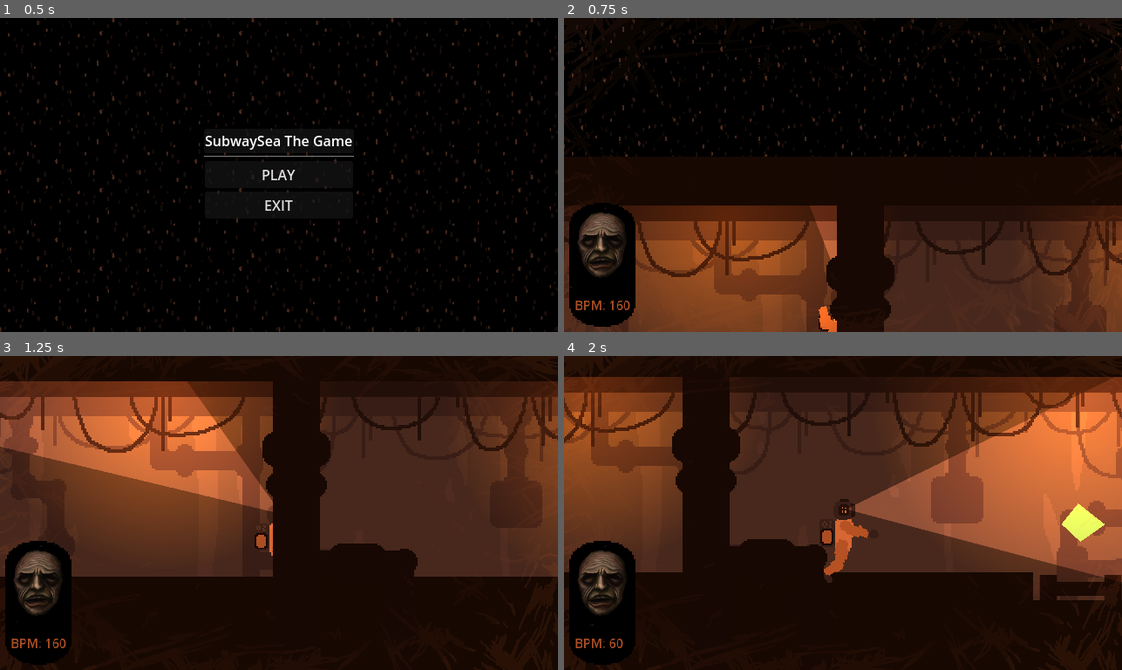
Above: before the commit, frames 1-4 (two rows, left to right).
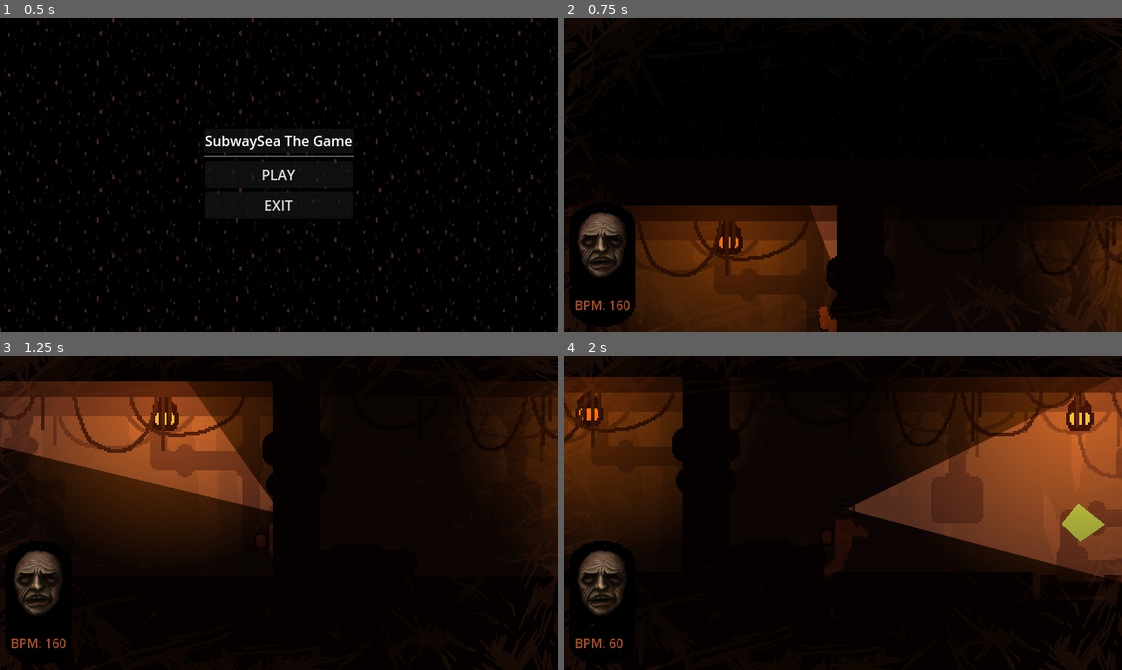
Above: after the commit, the same moments.

Repository: Parker-Vetter/SubwayUnderSea
Game: Godot game, scene res://Scenes/main_menu.tscn
The game is run twice, just before and just after one commit, with the same random seed, the same clock (stepped at 60 frames per second) and the same inputs.
Inputs (mouse positions are in pixels of both pictures, inside the frame that each line leads up to):
- Up to frame 1 (0.5 s): no input
- Up to frame 2 (0.75 s): click "PLAY" at 0.5 s
- Up to frame 3 (1.25 s): no input
- Up to frame 4 (2 s): move the mouse to (965, 497) at 1.27 s; press the mouse at (965, 497) at 1.28 s; hold D (right) from 1.28 s (still down); tap Space (interact) at 1.35 s

Frame 1 is identical in both runs. In frame 2, 34% of the frame differs, in the area x 0-100%, y 0-100%; in frame 3, 54%; in frame 4, 54%, in the area x 0-100%, y 6-78%.

Commit message:
Added depth gauge and fixed a whole bunch of things

Diff:
--- a/subwaysea/Scenes/MainScene.tscn
+++ b/subwaysea/Scenes/MainScene.tscn
@@ -1,9 +1,10 @@
-[gd_scene load_steps=31 format=3 uid="uid://dn0mkea57a3cw"]
+[gd_scene load_steps=33 format=3 uid="uid://dn0mkea57a3cw"]
 
 [ext_resource type="Script" path="res://Scripts/attackHandler.gd" id="1_1xxoe"]
 [ext_resource type="PackedScene" uid="uid://cc0kb5tbuiykm" path="res://Scenes/player.tscn" id="1_eeyxp"]
 [ext_resource type="Script" path="res://Scripts/lights.gd" id="2_f5qwo"]
 [ext_resource type="Texture2D" uid="uid://dcgdftmbhk2d3" path="res://Icons/2d_lights_and_shadows_neutral_point_light.webp" id="3_n5gfx"]
+[ext_resource type="Texture2D" uid="uid://ohalo1nvu3fm" path="res://assets/light_on.png" id="4_2ui7e"]
 [ext_resource type="Texture2D" uid="uid://c6gm2uw0xbpr4" path="res://assets/bottom_bubbles.png" id="4_gn2it"]
 [ext_resource type="PackedScene" uid="uid://cqdxwpt8n357u" path="res://level_making/camerasystem.tscn" id="5_5gy3l"]
 [ext_resource type="Texture2D" uid="uid://dtsfba21rwvx" path="res://assets/Backgrounds/background.png" id="5_q5aab"]
@@ -23,6 +24,7 @@
 [ext_resource type="Script" path="res://Scripts/ComponentSpawner/componentSpawner.gd" id="15_rset8"]
 [ext_resource type="PackedScene" uid="uid://dvotvnd110mnm" path="res://Scenes/BreakerBox.tscn" id="16_yne7g"]
 [ext_resource type="Texture2D" uid="uid://e5gvb71liegp" path="res://assets/component spawner.png" id="22_7k725"]
+[ext_resource type="PackedScene" uid="uid://djl7jxpyxig1i" path="res://Scenes/depth_gague.tscn" id="24_o1462"]
 
 [sub_resource type="CanvasItemMaterial" id="CanvasItemMaterial_upv4y"]
 light_mode = 2
@@ -73,6 +75,12 @@
 texture_scale = 2.8
 height = 10.0
 
+[node name="Sprite2D" type="Sprite2D" parent="LightParent/light"]
+texture_filter = 1
+position = Vector2(0, 7.39968)
+scale = Vector2(3.38271, 3.38271)
+texture = ExtResource("4_2ui7e")
+
 [node name="light2" type="PointLight2D" parent="LightParent"]
 material = SubResource("CanvasItemMaterial_upv4y")
 position = Vector2(1464, 412)
@@ -84,6 +92,12 @@
 texture_scale = 2.35
 height = 10.0
 
+[node name="Sprite2D" type="Sprite2D" parent="LightParent/light2"]
+texture_filter = 1
+position = Vector2(0, 7.39968)
+scale = Vector2(3.38271, 3.38271)
+texture = ExtResource("4_2ui7e")
+
 [node name="light3" type="PointLight2D" parent="LightParent"]
 material = SubResource("CanvasItemMaterial_upv4y")
 position = Vector2(403, 399)
@@ -95,6 +109,12 @@
 texture_scale = 2.35
 height = 10.0
 
+[node name="Sprite2D" type="Sprite2D" parent="LightParent/light3"]
+texture_filter = 1
+position = Vector2(0, 7.39968)
+scale = Vector2(3.38271, 3.38271)
+texture = ExtResource("4_2ui7e")
+
 [node name="light4" type="PointLight2D" parent="LightParent"]
 material = SubResource("CanvasItemMaterial_upv4y")
 position = Vector2(1363, 1234)
@@ -106,6 +126,12 @@
 texture_scale = 2.35
 height = 10.0
 
+[node name="Sprite2D" type="Sprite2D" parent="LightParent/light4"]
+texture_filter = 1
+position = Vector2(0, 7.39968)
+scale = Vector2(3.38271, 3.38271)
+texture = ExtResource("4_2ui7e")
+
 [node name="light5" type="PointLight2D" parent="LightParent"]
 material = SubResource("CanvasItemMaterial_upv4y")
 position = Vector2(243, 772)
@@ -117,9 +143,15 @@
 texture_scale = 2.35
 height = 10.0
 
+[node name="Sprite2D" type="Sprite2D" parent="LightParent/light5"]
+texture_filter = 1
+position = Vector2(0, 7.39968)
+scale = Vector2(3.38271, 3.38271)
+texture = ExtResource("4_2ui7e")
+
 [node name="light6" type="PointLight2D" parent="LightParent"]
 material = SubResource("CanvasItemMaterial_upv4y")
-position = Vector2(1656, 762)
+position = Vector2(1656, 768)
 scale = Vector2(0.675705, 0.675705)
 color = Color(1, 0.85098, 0.129412, 0.294118)
 energy = 6.0
@@ -128,6 +160,12 @@
 texture_scale = 2.35
 height = 10.0
 
+[node name="Sprite2D" type="Sprite2D" parent="LightParent/light6"]
+texture_filter = 1
+position = Vector2(0, 7.39968)
+scale = Vector2(3.38271, 3.38271)
+texture = ExtResource("4_2ui7e")
+
 [node name="light7" type="PointLight2D" parent="LightParent"]
 material = SubResource("CanvasItemMaterial_upv4y")
 position = Vector2(1206, 767)
@@ -138,6 +176,12 @@
 texture = ExtResource("3_n5gfx")
 texture_scale = 2.35
 height = 10.0
+
+[node name="Sprite2D" type="Sprite2D" parent="LightParent/light7"]
+texture_filter = 1
+position = Vector2(0, 7.39968)
+scale = Vector2(3.38271, 3.38271)
+texture = ExtResource("4_2ui7e")
 
 [node name="Parallax Exterior" type="Node2D" parent="."]
 
@@ -148,6 +192,7 @@
 
 [node name="Background2" type="Parallax2D" parent="Parallax Exterior/Exterior Background"]
 scroll_scale = Vector2(0.4, 0.4)
+scroll_offset = Vector2(2328, 79)
 repeat_size = Vector2(160, 90)
 autoscroll = Vector2(0, 8)
 repeat_times = 6
@@ -453,13 +498,14 @@
 polygon = PackedVector2Array(-239, -59, 96, -64, 94, 115, -375, 114, -379, 34, -238, 31)
 
 [node name="ColorRect" type="ColorRect" parent="."]
-visibility_layer = 0
-z_index = -1
+top_level = true
+light_mask = 0
+z_index = 24
 offset_top = 319.0
-offset_right = 2265.0
-offset_bottom = 1373.0
+offset_right = 2289.0
+offset_bottom = 1462.0
 mouse_filter = 1
-color = Color(0.103744, 0.103744, 0.103744, 1)
+color = Color(0, 0, 0, 0)
 metadata/_edit_lock_ = true
 
 [node name="FaceDisplay" parent="." instance=ExtResource("13_eu4yb")]
@@ -491,8 +537,10 @@
 z_index = -1
 position = Vector2(1584, 492)
 
+[node name="depthGague" parent="." instance=ExtResource("24_o1462")]
+position = Vector2(1928, 791)
+
 [node name="CanvasModulate" type="CanvasModulate" parent="."]
-visible = false
 color = Color(0.188235, 0.133333, 0.117647, 1)
 
 [connection signal="timeout" from="AttackTimer" to="." method="_on_attack_timer_timeout"]
--- /dev/null
+++ b/subwaysea/Scenes/depth_gague.tscn
@@ -0,0 +1,13 @@
+[gd_scene load_steps=2 format=3 uid="uid://djl7jxpyxig1i"]
+
+[ext_resource type="Script" path="res://Scripts/depth_gague.gd" id="1_72gyq"]
+
+[node name="depthGague" type="Node2D"]
+script = ExtResource("1_72gyq")
+depth = 300
+
+[node name="Label" type="Label" parent="."]
+texture_filter = 1
+offset_right = 43.0
+offset_bottom = 23.0
+text = "300m"
--- a/subwaysea/Scenes/test_player.tscn
+++ b/subwaysea/Scenes/test_player.tscn
@@ -1,7 +1,7 @@
 [gd_scene load_steps=13 format=3 uid="uid://cr1mc6bnevxdf"]
 
 [ext_resource type="Script" path="res://Scripts/player.gd" id="1_hajf4"]
-[ext_resource type="Texture2D" uid="uid://dfrgtqtf8wshv" path="res://Icons/CONE.png" id="2_gf6fh"]
+[ext_resource type="Texture2D" uid="uid://dfrgtqtf8wshv" path="res://assets/CONE.png" id="2_gf6fh"]
 [ext_resource type="Script" path="res://Scripts/follow_mouse.gd" id="3_l7tq2"]
 [ext_resource type="Shader" uid="uid://uu7t6umy0ogm" path="res://assets/glow.tres" id="4_j4l3a"]
 [ext_resource type="Script" path="res://addons/la_ik/nodes/la_ik_two_bone.gd" id="5_5a41h"]
--- a/subwaysea/Scenes/view_light.tscn
+++ b/subwaysea/Scenes/view_light.tscn
@@ -1,6 +1,6 @@
 [gd_scene load_steps=4 format=3 uid="uid://1rxjcuekay2p"]
 
-[ext_resource type="Texture2D" uid="uid://dfrgtqtf8wshv" path="res://Icons/CONE.png" id="1_bfbjf"]
+[ext_resource type="Texture2D" uid="uid://dfrgtqtf8wshv" path="res://assets/CONE.png" id="1_bfbjf"]
 [ext_resource type="Script" path="res://Scripts/follow_mouse.gd" id="2_gnuyu"]
 [ext_resource type="Script" path="res://Scripts/view_detection.gd" id="3_p6bdm"]
 
--- a/subwaysea/Scripts/OxygenMachine.gd
+++ b/subwaysea/Scripts/OxygenMachine.gd
@@ -31,8 +31,6 @@
 func _process(delta: float) -> void:
 	playerOxyTank.set("value", oxygenAmount)
 	determine_oxygen_threshold()
-	if Input.is_action_just_pressed("left_mouse"):
-		hasSpriteChanged()
 
 func addOxygen():
 	if (oxygenAmount < oxygenCap) and (sprite.texture == fixedSprite):
@@ -43,7 +41,9 @@
 
 func determine_oxygen_threshold():
 	var oxygen_threshold
-	if oxygenAmount < 50:
+	if oxygenAmount == 0:
+		get_parent().death()
+	elif oxygenAmount < 50:
 		oxygen_threshold = "low"
 	else:
 		oxygen_threshold = "high"
--- a/subwaysea/Scripts/attackHandler.gd
+++ b/subwaysea/Scripts/attackHandler.gd
@@ -4,12 +4,18 @@
 signal MainInitialized
 
 @onready var randomAttackTimer = find_child("AttackTimer")
+@onready var fadeIn: ColorRect = $ColorRect
+var dead = false
 
 func _process(delta: float) -> void:
-	pass
+	if dead and fadeIn.color.a < 1.0:
+		fadeIn.color.a += 0.5 * delta
+	elif fadeIn.color.a >= 1.0:
+		get_tree().reload_current_scene()
+
 
 func _ready() -> void:
-	randomAttackTimer.wait_time = randi_range(120,600)
+	randomAttackTimer.wait_time = randi_range(60,300)
 	randomAttackTimer.autostart = true
 	MainInitialized.emit()
 
@@ -29,3 +35,6 @@
 func _on_attack_timer_timeout() -> void:
 	callForAttack()
 	randomAttackTimer.wait_time = randi_range(120,600)
+
+func death():
+	dead = true
--- a/subwaysea/Scripts/component.gd
+++ b/subwaysea/Scripts/component.gd
@@ -6,11 +6,11 @@
 @onready var player = get_tree().get_first_node_in_group('player')
 
 func _process(delta: float) -> void:
-	if Input.is_action_just_pressed('interact') and detect_player.has_overlapping_bodies and detect_player.get_overlapping_bodies()[0].holding_c == []:
+	if Input.is_action_just_pressed('interact') and detect_player.overlaps_body(player) and detect_player.get_overlapping_bodies()[0].holding_c == []:
 		detect_player.get_overlapping_bodies()[0].holding_c += [self]
-		print(detect_player.get_overlapping_bodies()[0].holding_c)
 		freeze = true
 		$CollisionShape2D.disabled = true
+
 
 	if detect_machine.has_overlapping_bodies():
 		if detect_machine.get_overlapping_bodies()[0].has_method('repair'):
@@ -20,5 +20,5 @@
 func die():
 	#play animation
 	detect_player.get_overlapping_bodies()[0].holding_c.erase(self)
-	await get_tree().create_timer(1).timeout
+	await get_tree().create_timer(0.5).timeout
 	queue_free()
--- /dev/null
+++ b/subwaysea/Scripts/depth_gague.gd
@@ -0,0 +1,21 @@
+extends Node2D
+
+@onready var label: Label = $Label
+@export var depth: int
+
+# Called when the node enters the scene tree for the first time.
+func _ready() -> void:
+	updateGauge()
+
+
+func updateGauge():
+	label.set_text(str(depth) + "m") #chagee the text to depth with m for meters
+	await awaitTimer() #wait for await
+
+func awaitTimer():
+	if depth > 0: #if depth is not 0, then decrease it by 1
+		depth -= 1
+		await get_tree().create_timer(1).timeout #create a timer and wait until it finishes
+		updateGauge() #run this loop again
+	else:
+		get_tree().change_scene_to_file("res://Scenes/main_menu.tscn") #when depth reaches 0 (surface), then return to main menu
--- a/subwaysea/Scripts/lights.gd
+++ b/subwaysea/Scripts/lights.gd
@@ -1,13 +1,16 @@
 extends Node2D
 
+@onready var mainscene: Node2D = $".."
+@onready var onLight = load("res://assets/light_on.png")
+@onready var offLight = load("res://assets/light_off.png")
 
 # Called every frame. 'delta' is the elapsed time since the previous frame.
 func _process(delta: float) -> void:
-	#if Input.is_action_just_pressed("interact"): #press 'space' to test the flicker
-		#flickerOn()
-	#if Input.is_action_just_pressed("left_mouse"): #press 'left mouse' to test the flicker
-		#flickerOff()
-	pass
+	for child in get_children():
+		if child.energy == 0:
+			child.find_child("Sprite2D").set_texture(offLight)
+		else:
+			child.find_child("Sprite2D").set_texture(onLight)
 
 func flickerOn():
 	var randint = randi_range(15,25) #gets a random integer between two numbers
@@ -24,7 +27,8 @@
 		child.energy = 0 #turns the lights off
 
 func awaitTimer():
-	for child in get_children():
-		var rand = randi_range(0,6) #choses an int between 0 and max energy
-		child.energy = rand #sets brightness to the random int
-	await get_tree().create_timer(0.05).timeout #creates a timer for the flicker to last for
+	if get_tree().current_scene == mainscene:
+		for child in get_children():
+			var rand = randi_range(0,6) #choses an int between 0 and max energy
+			child.energy = rand #sets brightness to the random int
+		await get_tree().create_timer(0.05).timeout #creates a timer for the flicker to last for
Renamed: subwaysea/Icons/CONE.png -> subwaysea/assets/CONE.png
Not shown, changed: subwaysea/assets/CONE.png.import
